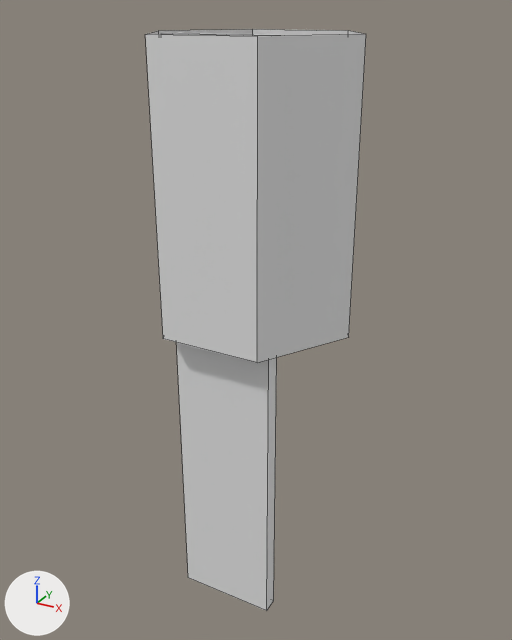
One commit to the Blender file Assets/Models/Modul_Leiter.blend: the scene before it, then after it.
Rendered twice from a 50 mm lens placed at (4.78, -8.66, 11.28), pointed at (-0.03, 0.09, 6.91). The axes (+X, +Y, +Z) are drawn at lower left. The lights are the same throughout. Mesh edges are drawn as thin lines.

The first picture shows 'Leiterschacht'.
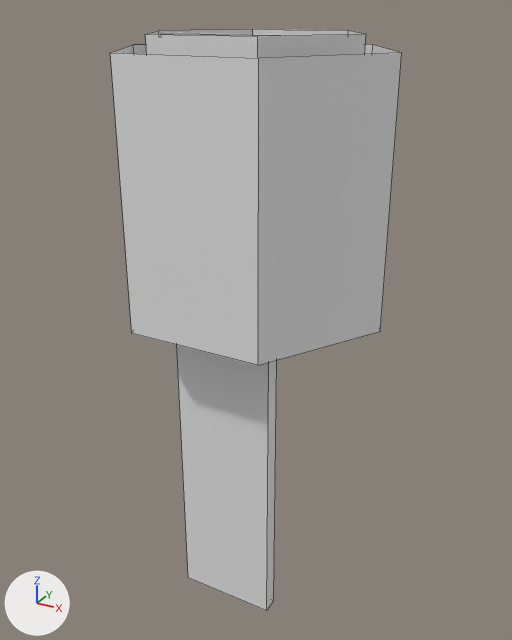
Boxes (x1, y1, x2, y2) around the edits, measured in the pictures (512 x 640 px):
'Leiterschacht', reshaped (33% wider): before (146, 29, 366, 611); after (110, 29, 402, 611)
part 1 of me_circle_050, added: after (110, 45, 402, 365)

Patch to the scene script:
```diff
--- a/Assets/Models/Modul_Leiter.blend.py
+++ b/Assets/Models/Modul_Leiter.blend.py
@@ me_circle_050 @@
 me_circle_050.from_pydata(...)  # 20 vertices, 12 faces; spans x -1.32..1.32, y -1.52..1.52, z -4.63..4.0
 # used by ob_leiterschacht; location = (0.0, 0.0, 7.0); rotation_euler = (0.0, 0.0, 0.524), in degrees (0, 0, 30)
+# me_circle_050 part 1: the loose piece of 12 vertices spanning x -1.32..1.32, y -1.52..1.52, z 0.0..4.0 is copied, and the copy is scaled about its middle by (1.3, 1.3, 0.903); it spans x -1.71..1.71, y -1.97..1.97, z 0.19..3.81
```
